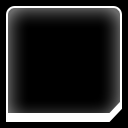
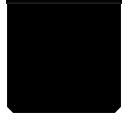
Layers edited between the first and the second (128, 128) image:
painted on "Rectangle 3 copy 4" over [4, 4, 124, 124]
painted on "Background" over [0, 0, 128, 128]
